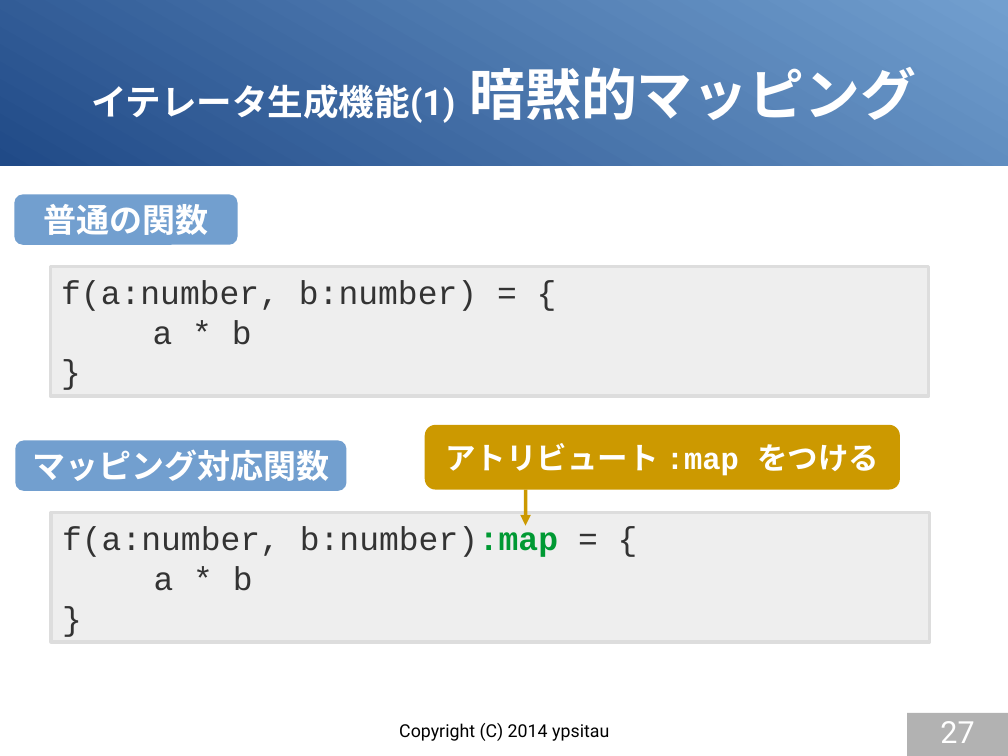
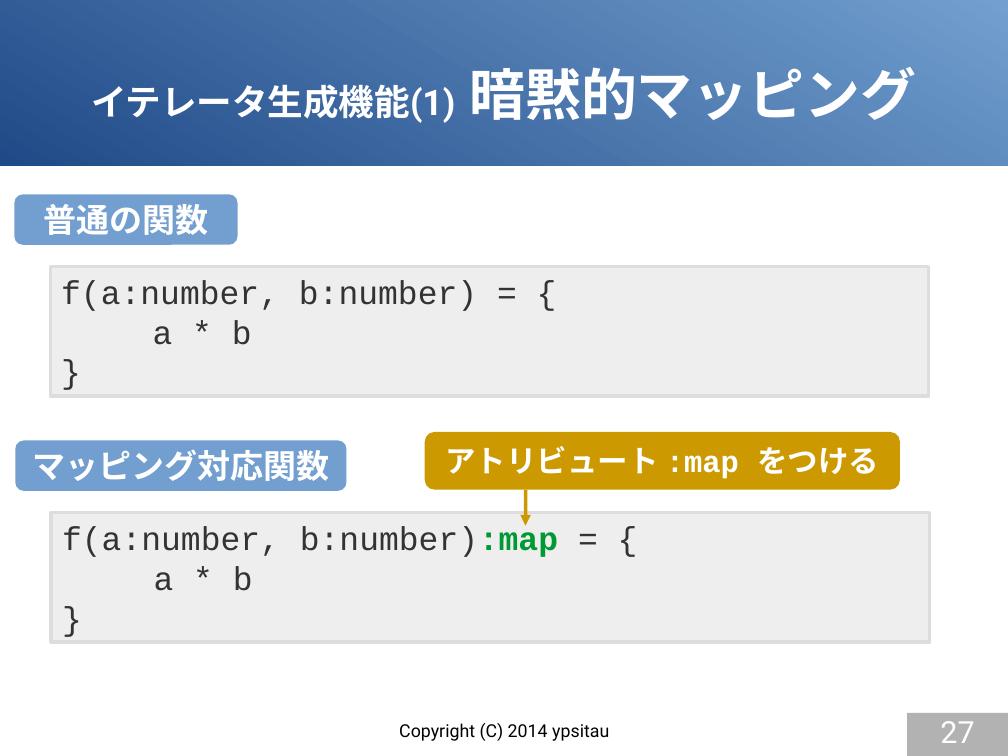
Before and after one commit to gura-lang/gura-doc, a slide deck: slide 27 of presentation/gura-introduction.odp. Drawn at 1008x756 pixels with LibreOffice and Linux fonts; fonts in the diff are those of the drawing. Boxes give left, top, right and bottom in pixels: in the first picture for what was removed or moved away, otherwise in the second. Text is boxed around its words. In the diff, an @@ line names an element or a change of style, - is before the commit and + after.

```diff
--- a/presentation/gura-introduction.odp
+++ b/presentation/gura-introduction.odp
@@ rounded rectangle "アトリビュート :map をつける" resized from (x1=425, y1=425, x2=901, y2=490) to (x1=425, y1=432, x2=901, y2=489) @@
```
Also in this commit, not shown: 2 other slides changed.
